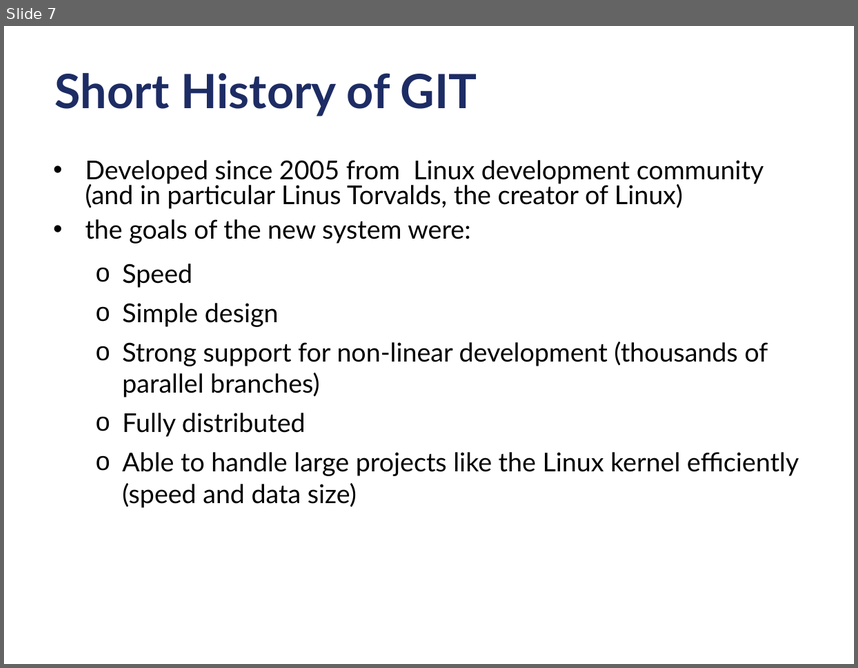
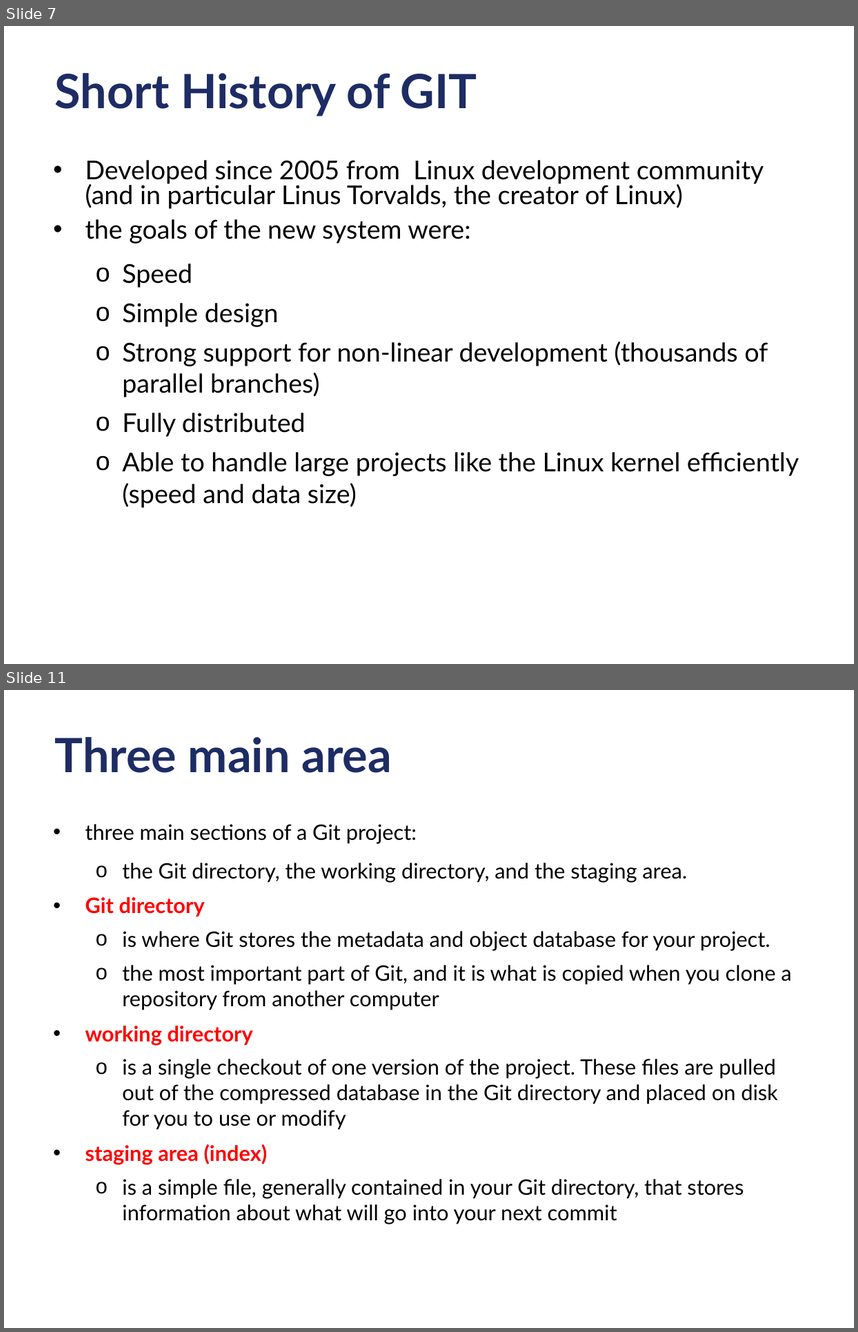
Before and after one commit to criluc/mini-git-tutorial, a slide deck: miniGitTutorial-12-2012.odp. Shown one above the other, each under a label of ours: slide 7 before the commit, slides 7 and 11 after it; the slides between them are not shown. The pictures are 858x668 and 858x1332 pixels, drawn with LibreOffice and Linux fonts; fonts in the diff are those of the drawing; background and template pictures are left out. Boxes give left, top, right and bottom in pixels: in the first picture for what was removed or moved away, otherwise in the second. Text is boxed around its words. In the diff, an @@ line names an element or a change of style, - is before the commit and + after.

Commit message:
Added parts from git states and area, installing, config,... to git remote

```diff
--- a/miniGitTutorial-12-2012.odp
+++ b/miniGitTutorial-12-2012.odp
@@ slide 11 added at bbox=[4, 690, 854, 1328], background #FFFFFF @@
@@ title added at bbox=[55, 737, 392, 773], 40 pt, text #1D2C64, bold @@
+Three main area
@@ text added at bbox=[85, 824, 791, 1224], 18 pt, text #000000 @@
+• three main sections of a Git project:
+  o the Git directory, the working directory, and the staging area.
+• Git directory
+  o is where Git stores the metadata and object database for your project.
+  o the most important part of Git, and it is what is copied when you clone a repository from another computer
+• working directory
+  o is a single checkout of one version of the project. These files are pulled out of the compressed database in the Git directory and placed on disk for you to use or modify
+• staging area (index)
+  o is a simple file, generally contained in your Git directory, that stores information about what will go into your next commit
```
Also in this commit, not shown: 5 slides changed, 19 other slides added.
